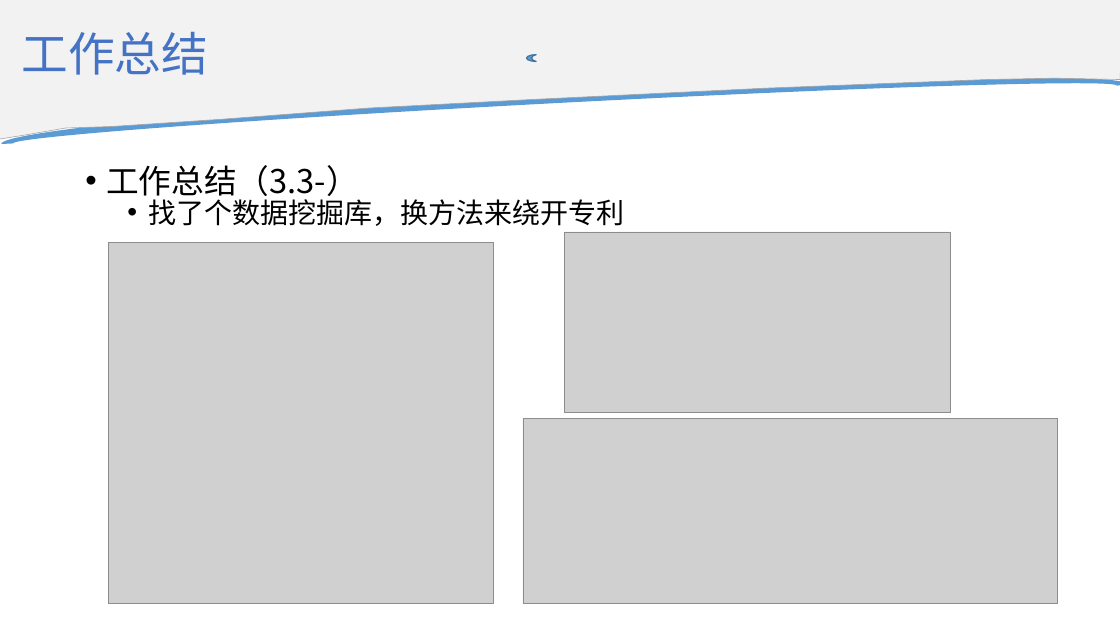
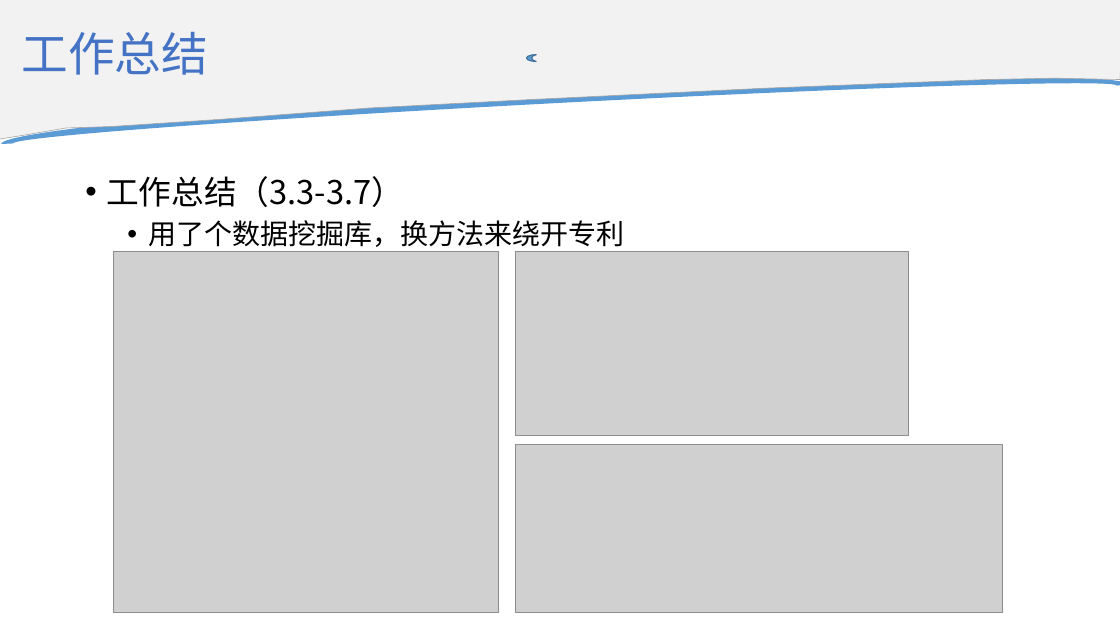
Before and after one commit to Xsaopig/C4_5G, a slide deck: slide 20 of 承载网故障检测项目工作汇报.pptx. Drawn at 1120x630 pixels with LibreOffice and Linux fonts; fonts in the diff are those of the drawing; grey boxes stand for pictures. Boxes give left, top, right and bottom in pixels: in the first picture for what was removed or moved away, otherwise in the second. Text is boxed around its words. In the diff, an @@ line names an element or a change of style, - is before the commit and + after.

```diff
--- a/承载网故障检测项目工作汇报.pptx
+++ b/承载网故障检测项目工作汇报.pptx
@@ text at [106, 176, 624, 252]: text changed @@
-• 工作总结（3.3-）
-  • 找了个数据挖掘库，换方法来绕开专利
+• 工作总结（3.3-3.7）
+  • 用了个数据挖掘库，换方法来绕开专利
@@ picture: place and size @@
-picture at [108, 242, 493, 603]
+picture at [113, 251, 498, 613]
@@ picture: place and size @@
-picture at [565, 232, 951, 413]
+picture at [516, 251, 909, 435]
@@ picture: place and size @@
-picture at [523, 418, 1059, 604]
+picture at [516, 444, 1002, 613]
```
Also in this commit, not shown: 5 other slides changed, 3 slides added, 12 other files.
